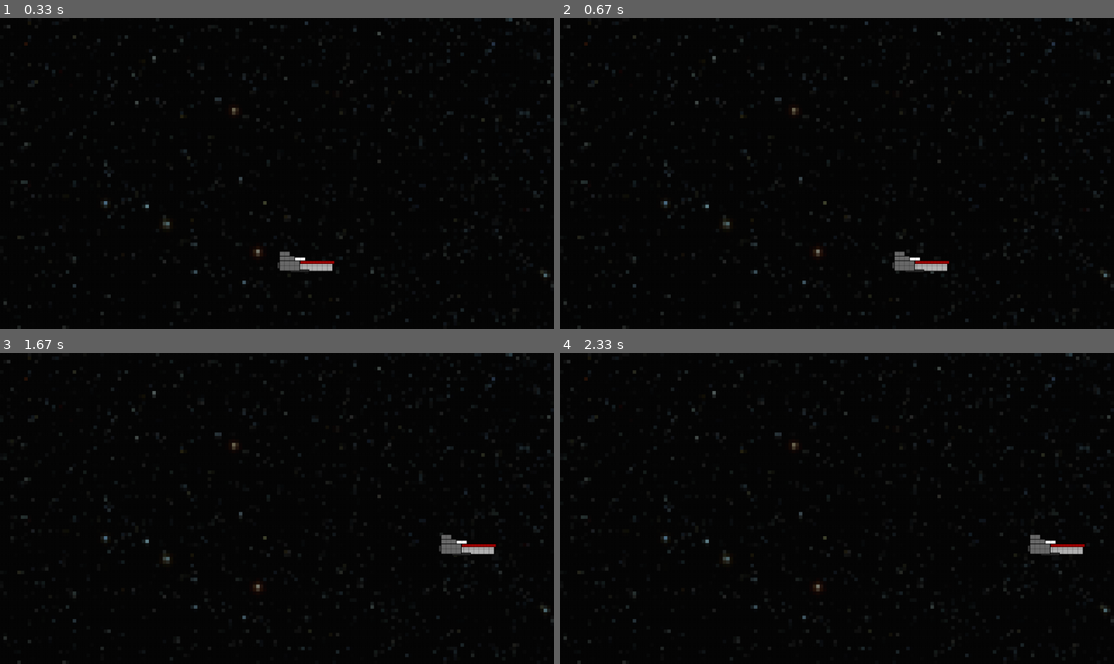
Above: before the commit, frames 1-4 (two rows, left to right).
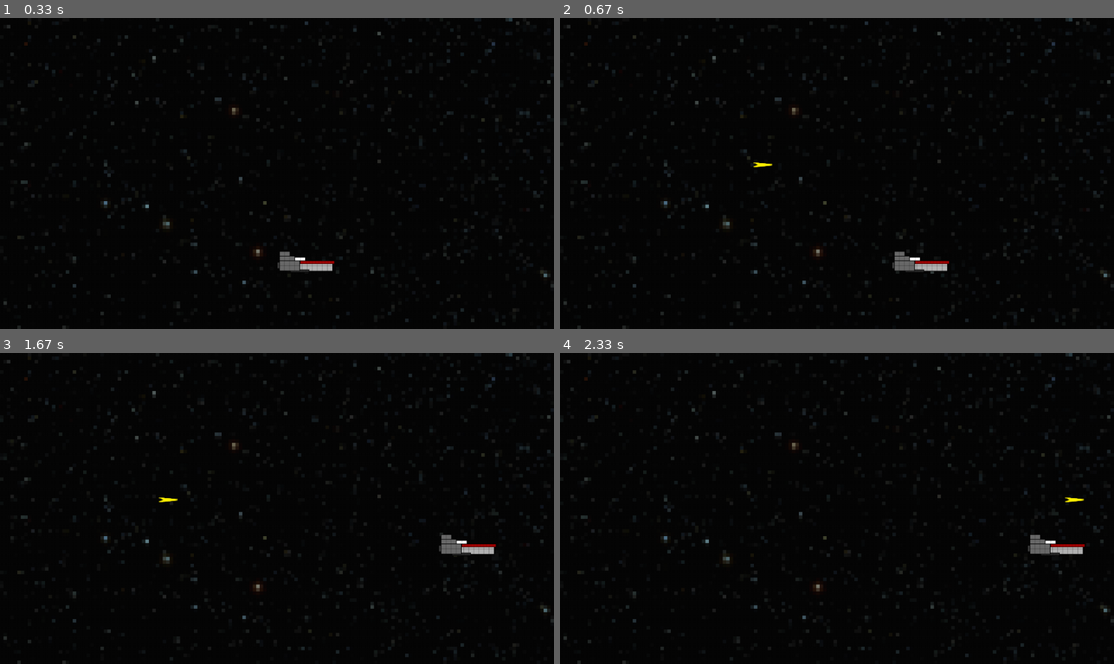
Above: after the commit, the same moments.

Repository: Demi-hero/UoN_Game_Project
Game: pygame game, started from Main.py
Two runs of this game, one before a commit and one after it. Both use one fixed random seed, a clock stepped at 60 frames per second and the inputs below.
Inputs (mouse positions are in pixels of both pictures, inside the frame that each line leads up to):
- Up to frame 1 (0.33 s): no input
- Up to frame 2 (0.67 s): hold Space from 0.33 s (still down); hold Right from 0.33 s (still down); move the mouse to (814, 185) at 0.37 s
- Up to frame 3 (1.67 s): release Space at 0.8 s; release Right at 0.8 s; hold Right 0.83-1.3 s; move the mouse to (454, 499) at 0.87 s; tap Space at 0.9, 1.2, 1.4 s; hold Up 1.33-1.63 s; move the mouse to (144, 511) at 1.37 s
- Up to frame 4 (2.33 s): hold Right 1.67-2.13 s; move the mouse to (665, 461) at 1.7 s; tap Space at 1.73, 2.03, 2.23 s; hold Left from 2.17 s (still down); move the mouse to (920, 399) at 2.2 s

Frame 1 is identical in both runs. In frame 2, less than 0.1% of the frame differs, in the area x 34-39%, y 46-49%; in frame 3, less than 0.1%; in frame 4, less than 0.1%, in the area x 91-95%, y 46-49%.

Commit message:
Bullet Hell
So the screen now fires bullets from the starting position. Have yet to figure out how to merge these 2 in to one cohesive whole.

Diff:
--- a/Main.py
+++ b/Main.py
@@ -18,8 +18,6 @@
 import pygame as pyg
 import event_handler as EH
 import Sprites
-
-
 
 
 class App(EH.HandleEvent):
@@ -72,16 +70,23 @@
             self.player_xpos -= (2*self.xpos_change)
         else:
             self.player_xpos += self.xpos_change
-
         if self.player_ypos > self.height - self.player_height or self.player_ypos < 0:
             self.player_ypos -= (2*self.ypos_change)
         else:
             self.player_ypos += self.ypos_change
-
         self._display_surf.fill(self.white)
         self._display_surf.blit(self._backgroud_image, (0, 0))
         self._display_surf.blit(self._image_surf, (self.player_xpos,
                                                   self.player_ypos))
+        for bullet in Sprites.clip:
+            if bullet.alive:
+                bullet.x += bullet.vx
+                self._display_surf.blit(bullet.bull, (bullet.x, bullet.y))
+            if bullet.x > Sprites.WIDTH:
+                bullet.alive = False
+            if not bullet.alive:
+                bullet.x = 0
+                bullet.y = 0
         self.clock.tick(60)
         pyg.display.flip()
 
--- a/Pygame_proto/main.py
+++ b/Pygame_proto/main.py
@@ -90,13 +90,13 @@
         self.alive = True
 
     def update(self):
-        if self.alive == True:
+        if self.alive:
             self.x += self.vx
             self.hitbox = pyg.Rect(self.x, self.y, self.ln, self.ht)
             screen.blit(self.bull, (self.x, self.y))
         if self.x > WIDTH:
             self.alive = False
-        if self.alive == False:
+        if not self.alive:
             self.x = 0
             self.y = 0
             self.hitbox = pyg.Rect(self.x, self.y, self.ln, self.ht)
--- a/Sprites.py
+++ b/Sprites.py
@@ -1,5 +1,6 @@
 import pygame as pyg
 import os
+from random import randint
 
 WIDTH = 960
 HEIGHT = 540
@@ -24,6 +25,7 @@
         self.y = y-self.ht
         self.hitbox = pyg.Rect(self.x, self.y, self.ln, self.ht)
         self.lives = 3
+
     # event handler?
     def on_hit(self):
         self.lives -= 1
@@ -40,6 +42,7 @@
     ln = 33
     vx = 15
     gunposadj = [player.ln*0.4, player.ht*0.5]
+
     def __init__(self):
         self.x = 0
         self.y = 0
@@ -50,6 +53,20 @@
         self.x = x + self.gunposadj[0]
         self.y = y + self.gunposadj[1]
         self.alive = True
+
+    # needs to be in the event handler some how
+
+    def update(self):
+        if self.alive:
+            self.x += self.vx
+            self.hitbox = pyg.Rect(self.x, self.y, self.ln, self.ht)
+            self._display_surf.blit(self.bull, (self.x, self.y))
+        if self.x > WIDTH:
+            self.alive = False
+        if not self.alive:
+            self.x = 0
+            self.y = 0
+            self.hitbox = pyg.Rect(self.x, self.y, self.ln, self.ht)
 
 class alien:
     # image is 88 by 36 px
@@ -74,7 +91,7 @@
         if self.alive == True:
             self.x += self.vx
             self.hitbox = pyg.Rect(self.x, self.y, self.ln, self.ht)
-            screen.blit(self.ship, (self.x, self.y))
+            self._display_surf.blit(self.ship, (self.x, self.y))
         if self.x < (0-self.ln):
             self.alive = False
         if self.alive == False:
--- a/event_handler.py
+++ b/event_handler.py
@@ -5,6 +5,8 @@
 """
 import pygame as pyg
 import time
+import Sprites
+
 
 class HandleEvent():
     def __init__(self):
@@ -19,15 +21,17 @@
     def on_key_down(self, event):
         if event.key == pyg.K_LEFT:
             self.xpos_change = -5
+
         elif event.key == pyg.K_RIGHT:
             self.xpos_change = 5
         elif event.key == pyg.K_DOWN:
             self. ypos_change = 5
         elif event.key == pyg.K_UP:
             self.ypos_change = -5
-        #elif pressedkeys[pyg.K_SPACE] and (cooldown == 0):
-         #   for  in clip:
-          #      pass
+        elif event.key == pyg.K_SPACE:
+            for bullet in Sprites.clip:
+                if not bullet.alive:
+                    bullet.fire(Sprites.player1.x, Sprites.player1.y)
 
     def on_key_up(self, event):
         if event.key == pyg.K_LEFT or event.key == pyg.K_RIGHT:
--- a/images.py
+++ /dev/null
@@ -1,17 +0,0 @@
-import pygame as pyg
-import os
-
-background = os.path.join("images", "background.png")
-pcship = os.path.join("images", "vipership.png")
-npcship = os.path.join("images", "alien.png")
-
-
-class Character:
-    def __init__(self):
-        self.charsprite = pyg.image.load(os.path.join(image_dir, "Single_Old_Hero.PNG"))
-
-
-player = Character()
-
-print(type(player.charsprite))
-"""
